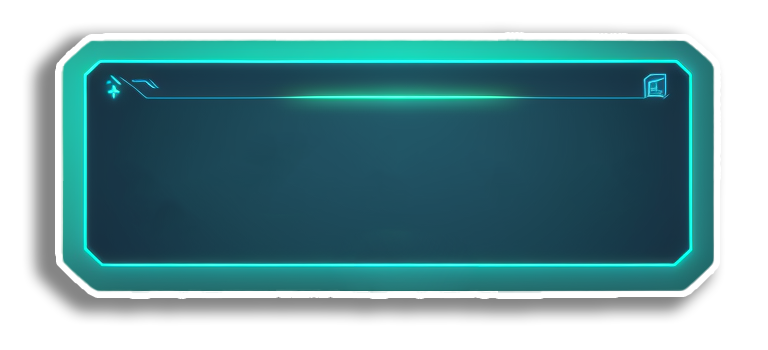
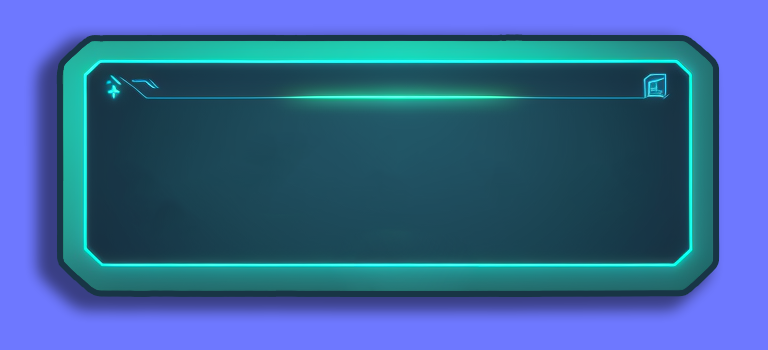
Layered file, before and after one edit (768x350). Changes by layer:
painted on "Layer 1" over left=60, top=37, right=716, bottom=294
added layer "Layer 2" above "Layer 0" over left=0, top=0, right=768, bottom=350
